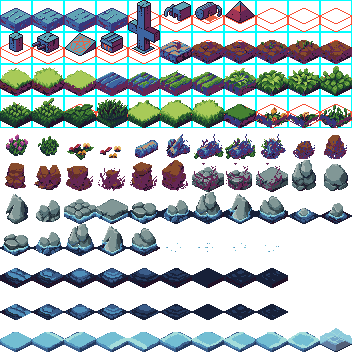
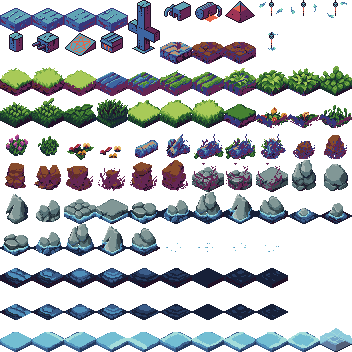
The second (352, 352) image is a revision of the first. Changes to its layers:
painted on "Layer 1" over [256, 0, 352, 64]
hid "Layer 2" over [0, 0, 352, 128]
